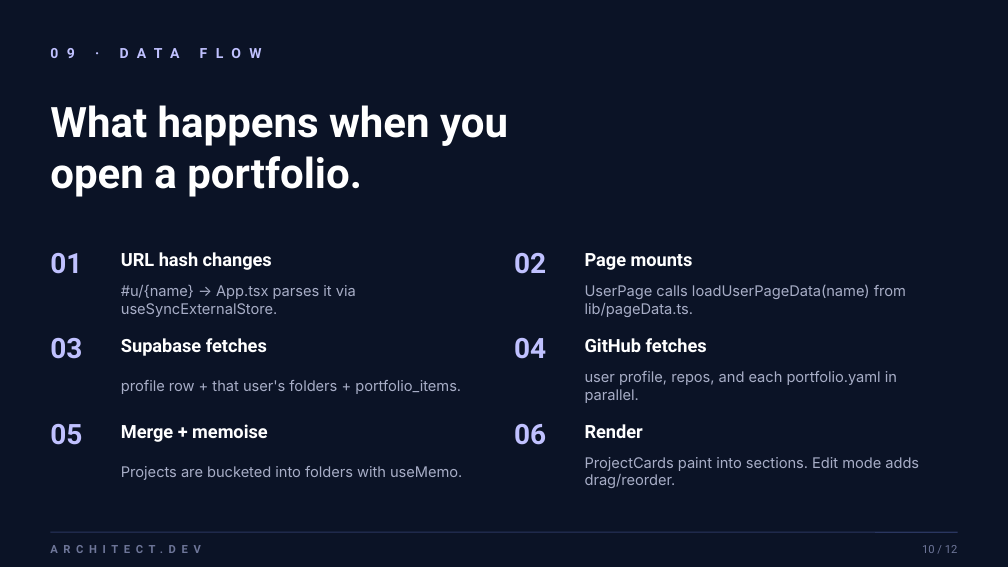
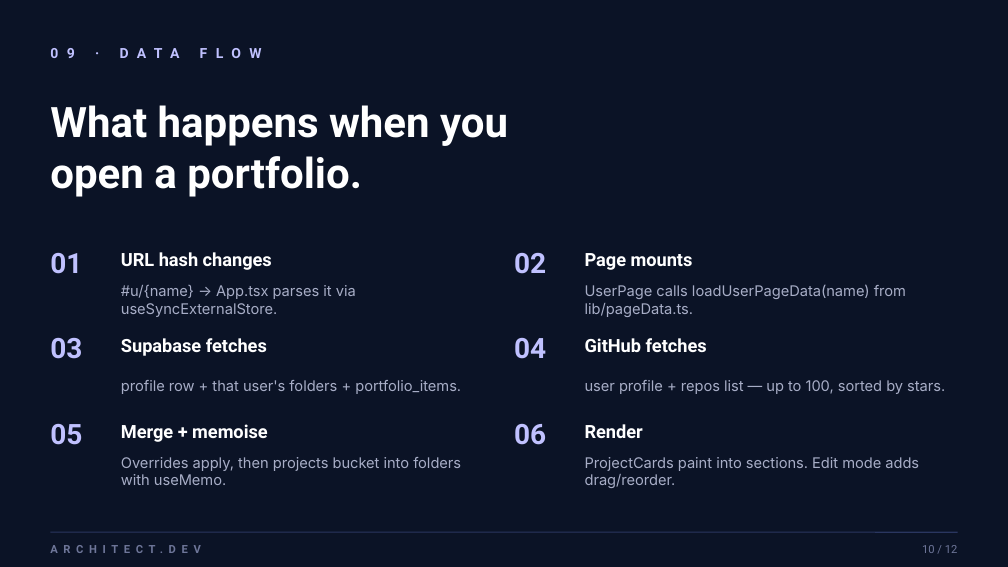
Before and after one commit to gusbo9233/gusbo9233.portfolio.io, a slide deck: slide 10 of Architect-Dev-Presentation.pptx. Drawn at 1008x567 pixels with LibreOffice and Linux fonts; fonts in the diff are those of the drawing. Boxes give left, top, right and bottom in pixels: in the first picture for what was removed or moved away, otherwise in the second. Text is boxed around its words. In the diff, an @@ line names an element or a change of style, - is before the commit and + after.

```diff
--- a/Architect-Dev-Presentation.pptx
+++ b/Architect-Dev-Presentation.pptx
@@ text at (585,380,945,394): text changed @@
-user profile, repos, and each portfolio.yaml in parallel.
+user profile + repos list — up to 100, sorted by stars.
@@ text at (121,457,461,485): text changed @@
-Projects are bucketed into folders with useMemo.
+Overrides apply, then projects bucket into folders with useMemo.
```
Also in this commit, not shown: 8 other slides changed, 1 slide added, 1 slide removed, 8 other files.
